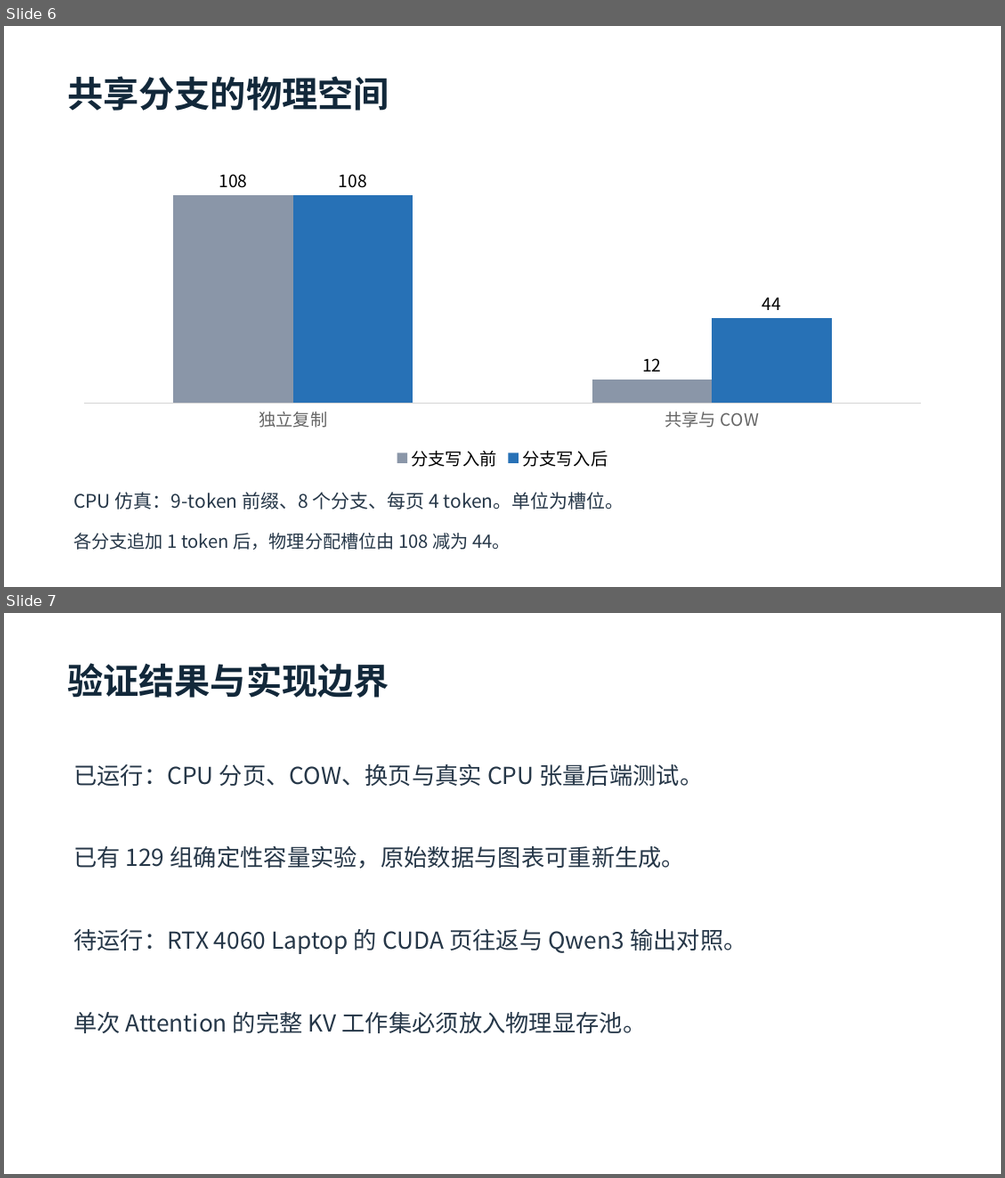
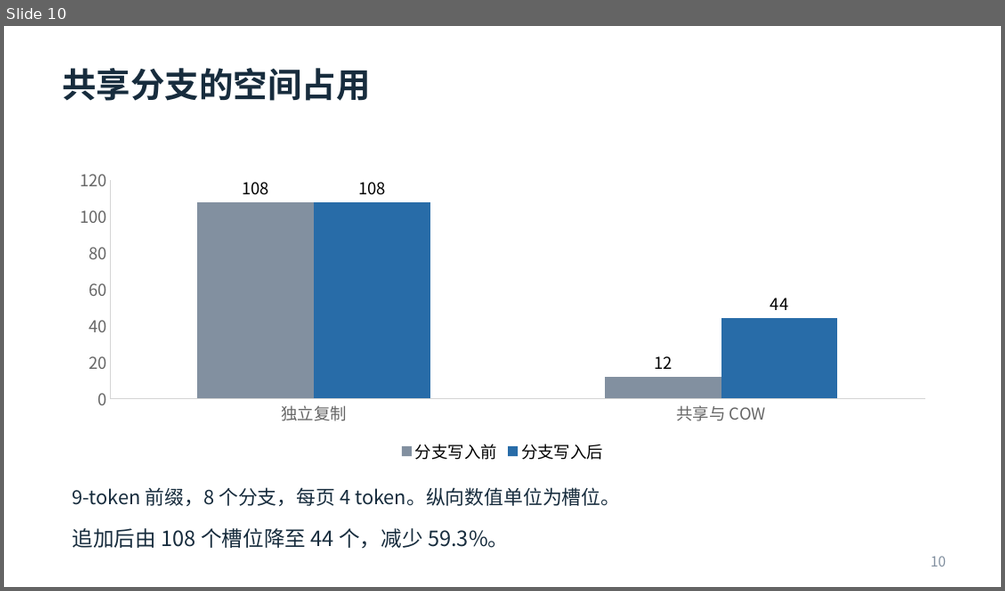
Before and after one commit to RiceXi/Professional-Internship, a slide deck: docs/任务一答辩.pptx. Shown one above the other, each under a label of ours: slides 6 and 7 before the commit, slide 10 after it. The pictures are 1005x1178 and 1005x591 pixels, drawn with LibreOffice and Linux fonts; fonts in the diff are those of the drawing. Boxes give left, top, right and bottom in pixels: in the first picture for what was removed or moved away, otherwise in the second. Text is boxed around its words. In the diff, an @@ line names an element or a change of style, - is before the commit and + after.

```diff
--- a/docs/任务一答辩.pptx
+++ b/docs/任务一答辩.pptx
@@ slide 7 removed at [4, 613, 1001, 1174], background #FFFFFF @@
@@ text removed at [67, 663, 389, 698] @@
-验证结果与实现边界
@@ text removed at [73, 764, 703, 786] @@
-已运行：CPU 分页、COW、换页与真实 CPU 张量后端测试。
@@ text removed at [73, 846, 686, 868] @@
-已有 129 组确定性容量实验，原始数据与图表可重新生成。
@@ text removed at [73, 929, 746, 954] @@
-待运行：RTX 4060 Laptop 的 CUDA 页往返与 Qwen3 输出对照。
@@ text removed at [73, 1012, 647, 1033] @@
-单次 Attention 的完整 KV 工作集必须放入物理显存池。
@@ what was slide 6 is now slide 10 @@
@@ slide 10 changed as well @@
@@ text at [62, 68, 370, 101]: text changed; size 34.5 to 33 pt; text colour #12283A to #172C3D @@
-共享分支的物理空间
+共享分支的空间占用
@@ column chart at [63, 162, 942, 466] @@
@@ colour of 分支写入前 #8A96A8 to #8290A0 @@
@@ data labels of 分支写入前 changed @@
@@ colour of 分支写入后 #2771B6 to #286CA8 @@
@@ data labels of 分支写入后 changed @@
@@ legend changed @@
@@ category axis changed @@
@@ value axis changed @@
@@ column chart: place and size @@
-column chart at [66, 167, 938, 474]
+column chart at [63, 162, 942, 466]
@@ text at [73, 487, 620, 506]: text changed; size 18 to 18.8 pt; text colour #263748 to #172C3D @@
-CPU 仿真：9-token 前缀、8 个分支、每页 4 token。单位为槽位。
+9-token 前缀，8 个分支，每页 4 token。纵向数值单位为槽位。
@@ text at [73, 528, 509, 548]: text changed; size 17.2 to 20.2 pt; text colour #263748 to #172C3D @@
-各分支追加 1 token 后，物理分配槽位由 108 减为 44。
+追加后由 108 个槽位降至 44 个，减少 59.3%。
@@ text added at [930, 556, 946, 566], 13.5 pt, text #8290A0 @@
+10
```
Also in this commit, not shown: 1 other slide changed, 11 slides added, 5 other slides removed, 4 other files.
